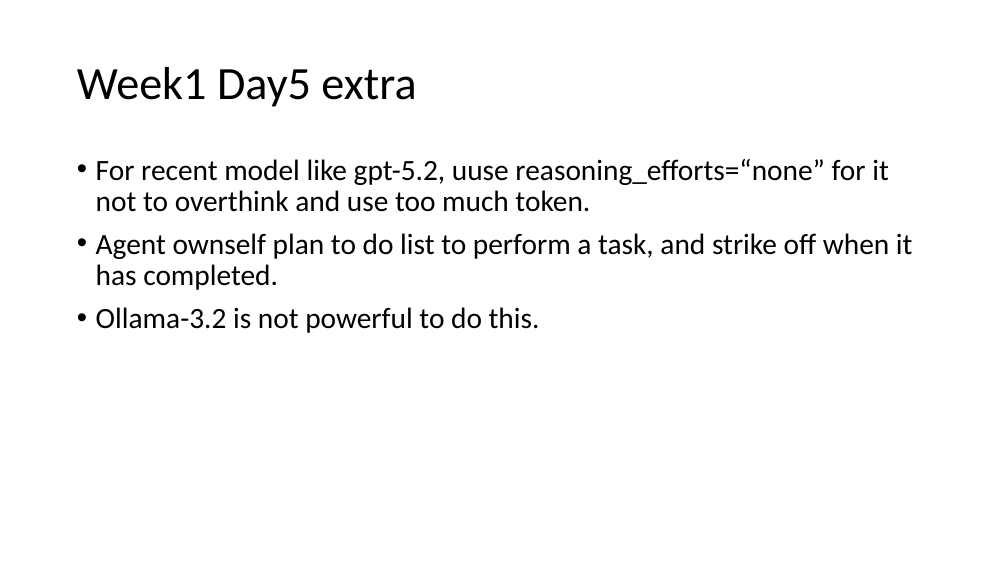
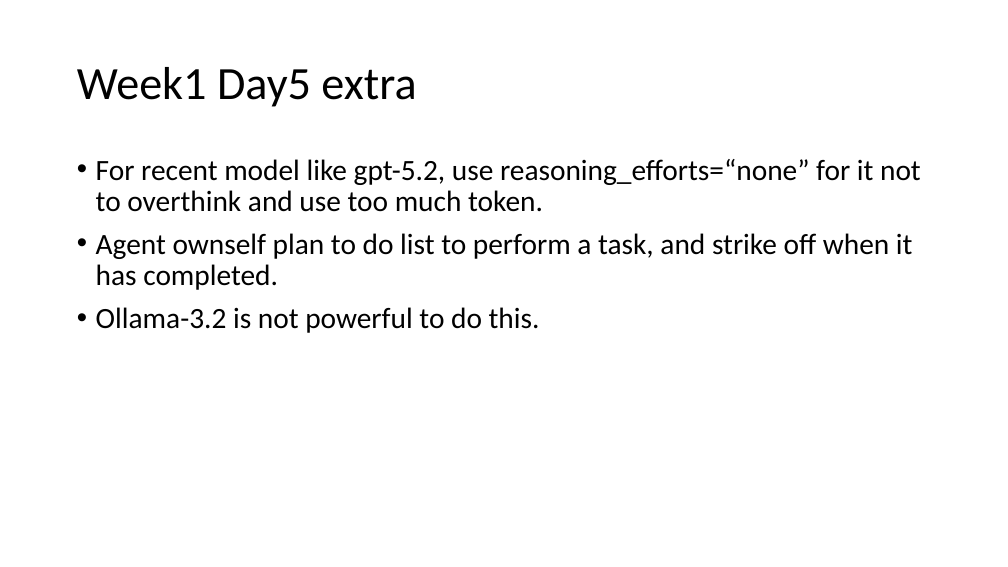
Before and after one commit to kindaichinisan/agents, a slide deck: slide 39 of wj_folder/AI Engineer Agentic Track.pptx. Drawn at 1008x567 pixels with LibreOffice and Linux fonts; fonts in the diff are those of the drawing. Boxes give left, top, right and bottom in pixels: in the first picture for what was removed or moved away, otherwise in the second. Text is boxed around its words. In the diff, an @@ line names an element or a change of style, - is before the commit and + after.

Commit message:
complete week2

```diff
--- a/wj_folder/AI Engineer Agentic Track.pptx
+++ b/wj_folder/AI Engineer Agentic Track.pptx
@@ text at bbox=[96, 159, 921, 212]: text changed @@
-• For recent model like gpt-5.2, uuse reasoning_efforts=“none” for it not to overthink and use too much token.
+• For recent model like gpt-5.2, use reasoning_efforts=“none” for it not to overthink and use too much token.
```
Also in this commit, not shown: 1 other slide changed, 15 slides added, 3 other files.
